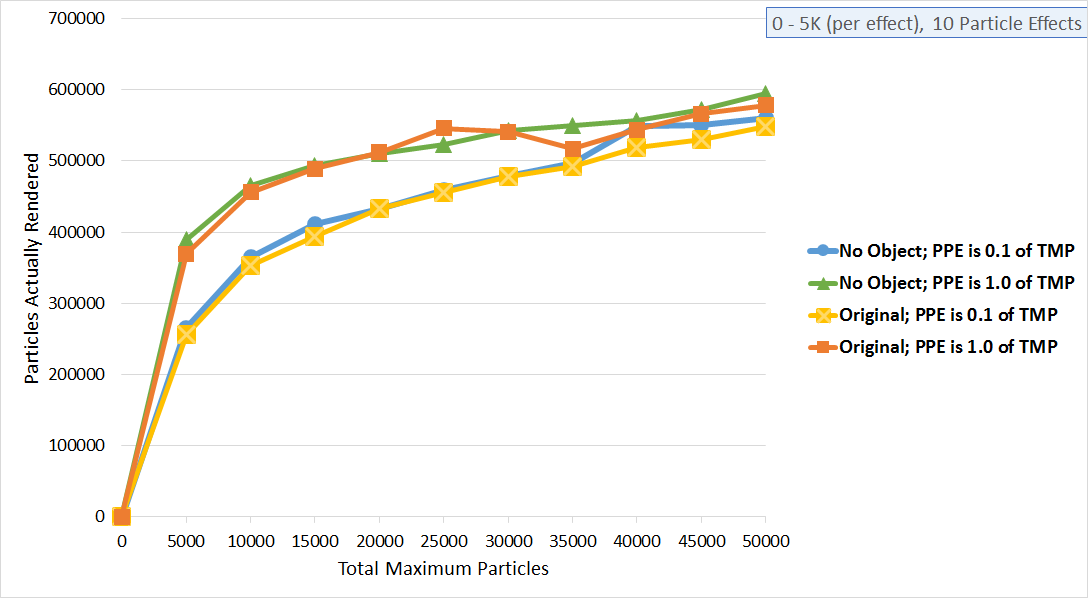
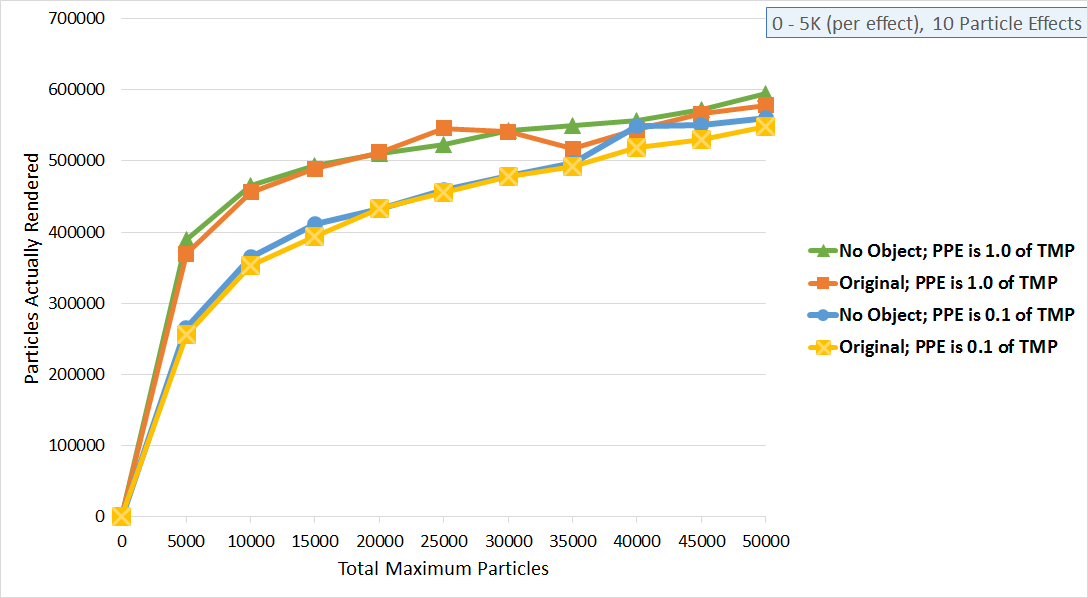
Layer changes from the first 1088 x 598 image to the second:
added layer "Layer 4" above "Layer 3" over [114, 110, 1075, 525]
